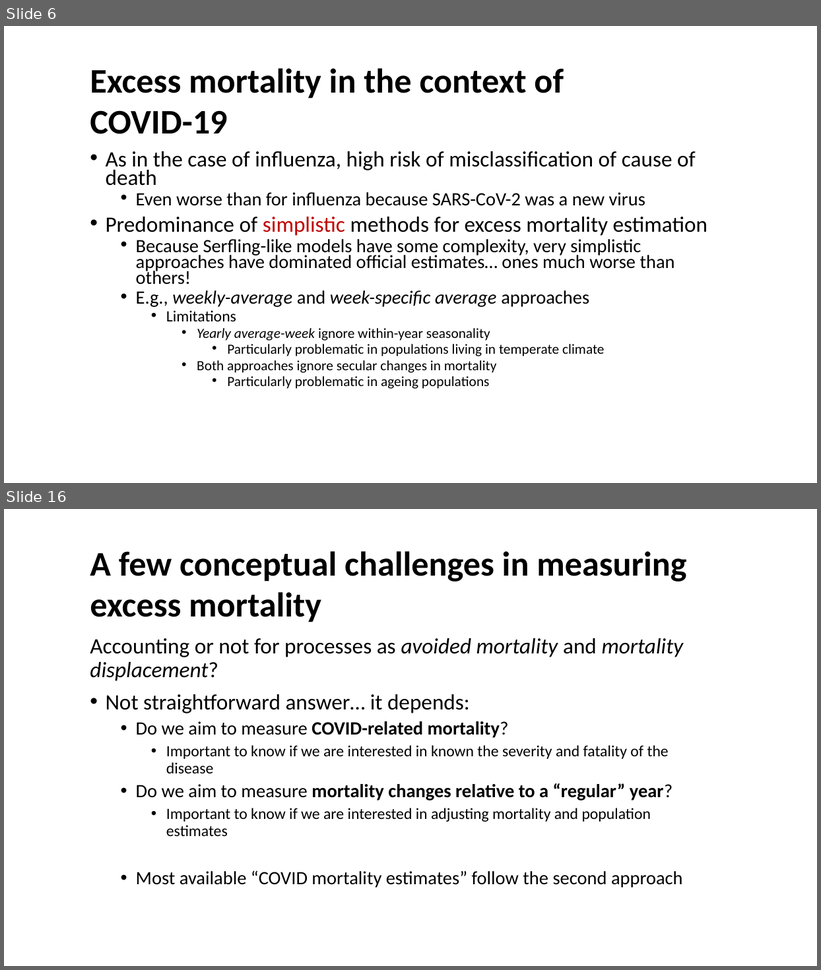
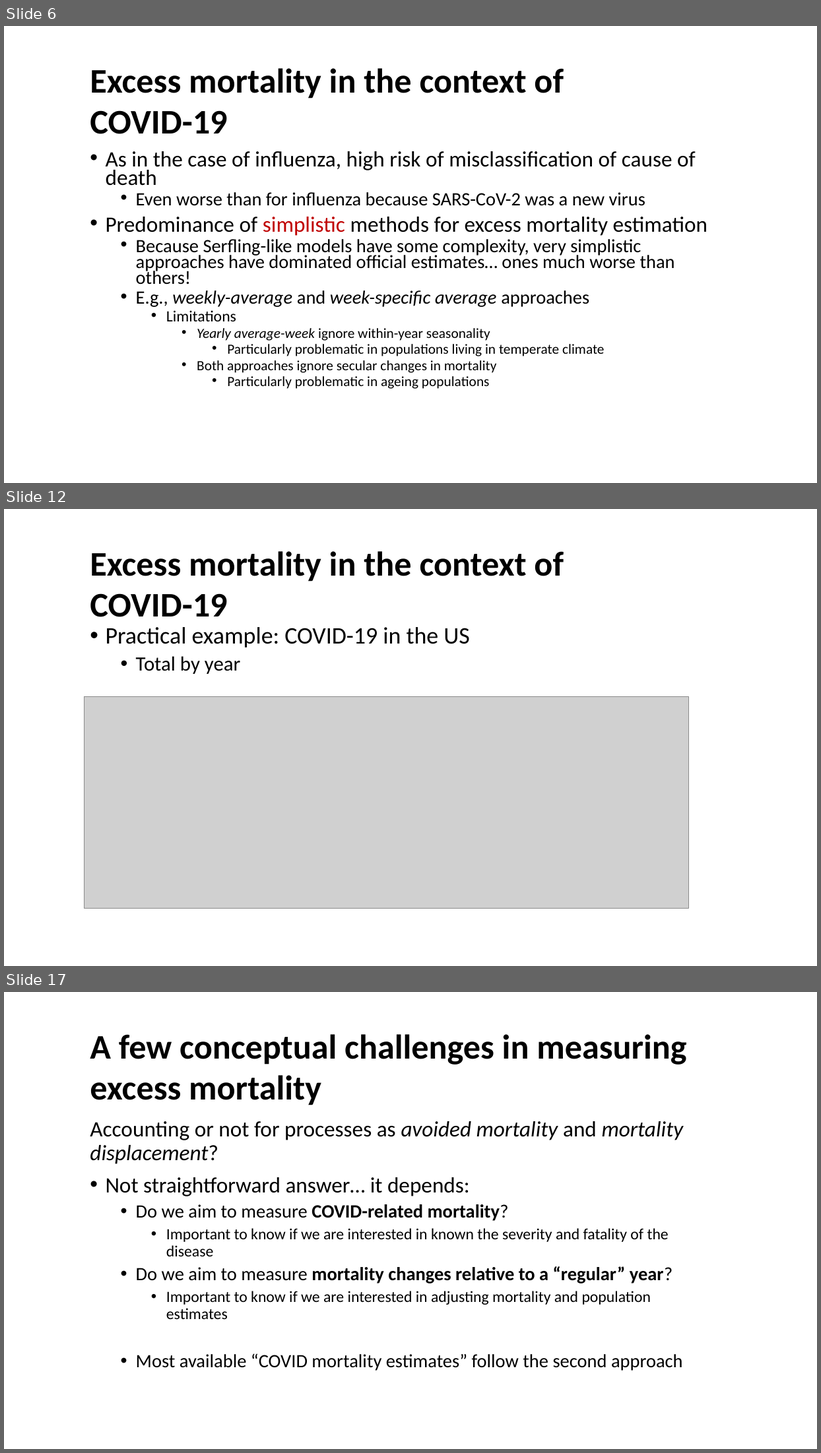
Before and after one commit to kikeacosta/edsd23_apc, a slide deck: slides/04_excess_mortality.pptx. Shown one above the other, each under a label of ours: slides 6 and 16 before the commit, slides 6, 12 and 17 after it; the slides between them are not shown. The pictures are 821x970 and 821x1453 pixels, drawn with LibreOffice and Linux fonts; fonts in the diff are those of the drawing; grey boxes stand for pictures. Boxes give left, top, right and bottom in pixels: in the first picture for what was removed or moved away, otherwise in the second. Text is boxed around its words. In the diff, an @@ line names an element or a change of style, - is before the commit and + after.

```diff
--- a/slides/04_excess_mortality.pptx
+++ b/slides/04_excess_mortality.pptx
@@ slide 12 added at [4,509,817,966], background #FFFFFF @@
@@ text added at [90,551,564,617], 40.7 pt, text #000000, bold @@
+Excess mortality in the context of COVID-19
@@ text added at [106,627,469,674], 28 pt, text #000000 @@
+• Practical example: COVID-19 in the US
+  • Total by year
@@ picture added at [84,697,688,908] @@
@@ what was slide 16 is now slide 17 @@
```
Also in this commit, not shown: 7 slides changed, 10 other files.
